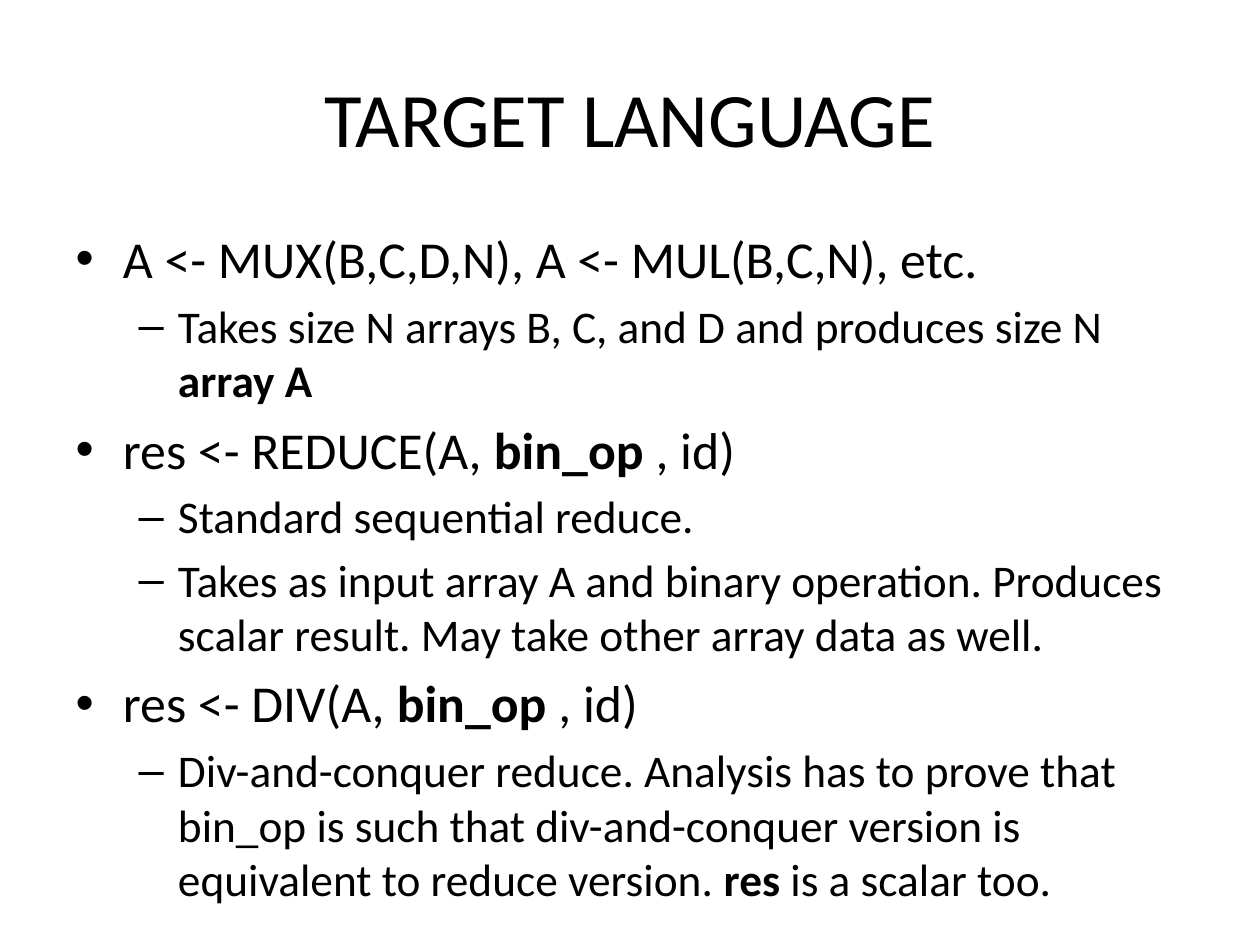
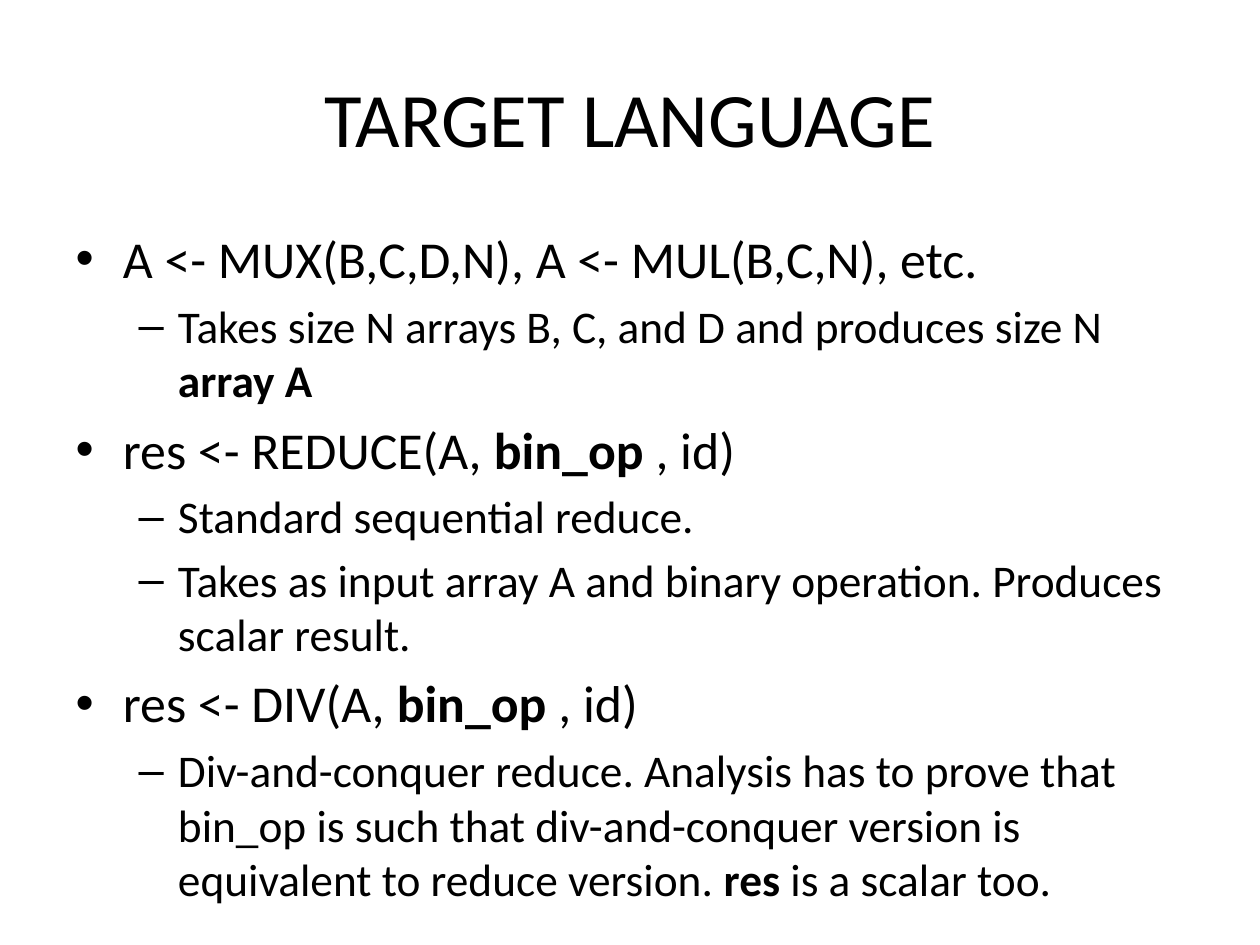
Before and after one commit to milana2/ParallelizationForMPC, a slide deck: slide 9 of MPC_Compiler_Misc_Notes.pptx. Drawn at 1260x945 pixels with LibreOffice and Linux fonts; fonts in the diff are those of the drawing. Boxes give left, top, right and bottom in pixels: in the first picture for what was removed or moved away, otherwise in the second. Text is boxed around its words. In the diff, an @@ line names an element or a change of style, - is before the commit and + after.

Commit message:
Updated Phase 1: Syntax Checker grammar

```diff
--- a/MPC_Compiler_Misc_Notes.pptx
+++ b/MPC_Compiler_Misc_Notes.pptx
@@ text at box(178, 565, 1161, 652): text changed @@
-  – Takes as input array A and binary operation. Produces scalar result. May take other array data as well.
+  – Takes as input array A and binary operation. Produces scalar result.
```
Also in this commit, not shown: 4 other slides changed, 3 slides added, 1 slide removed.
